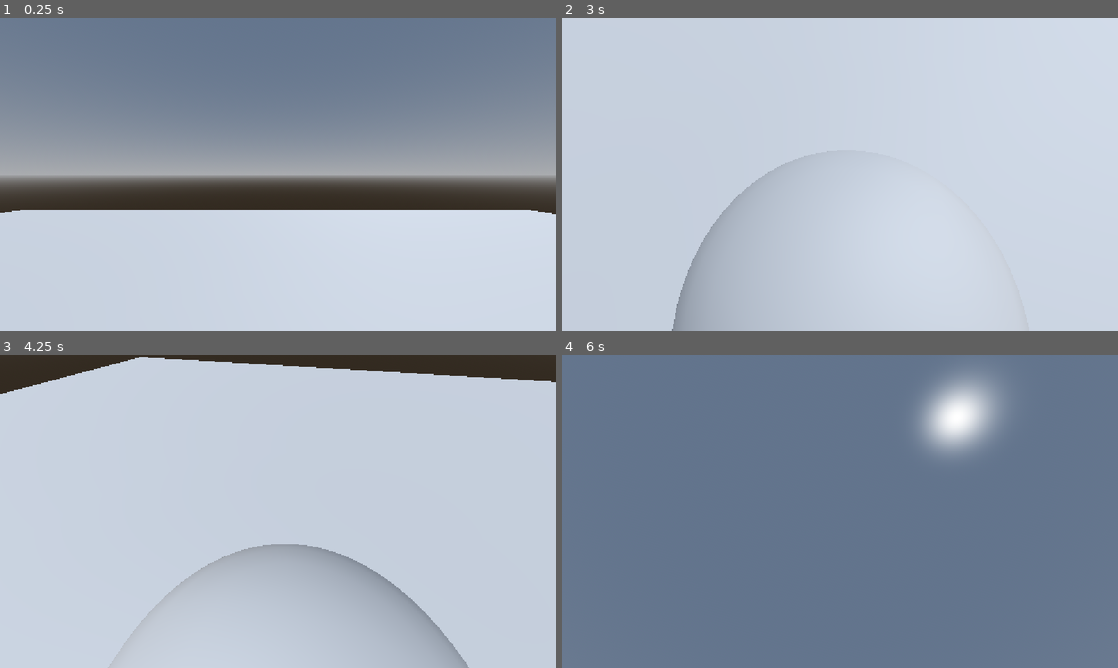
Above: before the commit, frames 1-4 (two rows, left to right).
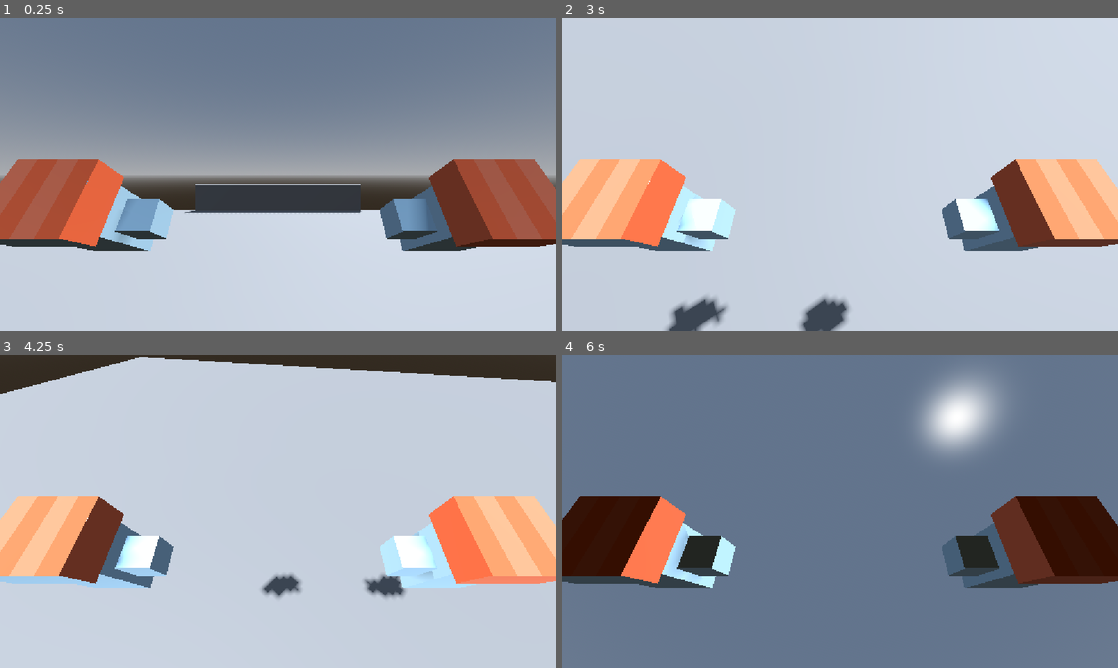
Above: after the commit, the same moments.

Repository: msoloho/Bouncy-Cooking
Game: Godot game, scene res://main.tscn
Two runs of this game, one before a commit and one after it. Both use one fixed random seed, a clock stepped at 60 frames per second and the inputs below.
Inputs (mouse positions are in pixels of both pictures, inside the frame that each line leads up to):
- Up to frame 1 (0.25 s): no input
- Up to frame 2 (3 s): tap Enter (ui_accept) at 0.5, 0.77, 1.52 s; move the mouse to (962, 158) at 0.52 s; hold D (right) 0.53-1.28 s; move the mouse to (728, 190) at 1.27 s; hold S (backwards) 1.28-2.03 s; move the mouse to (895, 105) at 2.02 s; hold D (right) 2.03-2.78 s; move the mouse to (812, 237) at 2.77 s; hold W (forwards) from 2.78 s (still down)
- Up to frame 3 (4.25 s): tap Enter (ui_accept) at 3.02, 3.77 s; move the mouse to (444, 558) at 3.52 s; release W (forwards) at 3.53 s; hold A (left) from 3.53 s (still down)
- Up to frame 4 (6 s): move the mouse to (673, 464) at 4.27 s; tap Enter (ui_accept) at 4.52 s; move the mouse to (867, 511) at 5.02 s; release A (left) at 5.03 s; hold S (backwards) 5.03-5.78 s; move the mouse to (756, 433) at 5.77 s; hold D (right) from 5.78 s (still down)

The runs differ from the first frame. In frame 1, 16% of the frame differs, in the area x 0-100%, y 45-75%; in frame 2, 18%; in frame 3, 20%, in the area x 0-100%, y 45-100%; in frame 4, 15%.

Commit message:
wall and mittens

Diff:
--- a/bouncy-cooking/main.tscn
+++ b/bouncy-cooking/main.tscn
@@ -1,6 +1,7 @@
 [gd_scene format=3 uid="uid://cbiqe1p6lue44"]
 
 [ext_resource type="Script" uid="uid://b8drky6q5slo6" path="res://player.gd" id="1_ig7tw"]
+[ext_resource type="PackedScene" uid="uid://d0y1t8lo223o6" path="res://assets/textures/Chef-hands.gltf" id="2_0xm2m"]
 
 [sub_resource type="ProceduralSkyMaterial" id="ProceduralSkyMaterial_ig7tw"]
 sky_horizon_color = Color(0.66224277, 0.6717428, 0.6867428, 1)
@@ -24,10 +25,13 @@
 
 [sub_resource type="CapsuleShape3D" id="CapsuleShape3D_lxt76"]
 
+[sub_resource type="BoxMesh" id="BoxMesh_nna7l"]
+size = Vector3(12, 4, 0.3)
+
 [node name="Main" type="Node3D" unique_id=1000941574]
 
 [node name="DirectionalLight3D" type="DirectionalLight3D" parent="." unique_id=1570866742]
-transform = Transform3D(-0.8660254, -0.43301278, 0.25, 0, 0.49999997, 0.86602545, -0.50000006, 0.75, -0.43301266, 0, 0, 0)
+transform = Transform3D(-0.04330127, -0.02165064, 0.012499998, 0, 0.024999995, 0.043301277, -0.025000004, 0.037500005, -0.021650631, 0, -0.4, -0.7)
 shadow_enabled = true
 
 [node name="WorldEnvironment" type="WorldEnvironment" parent="." unique_id=684402048]
@@ -49,6 +53,7 @@
 
 [node name="MeshInstance3D" type="MeshInstance3D" parent="Player" unique_id=1834039689]
 transform = Transform3D(1, 0, 0, 0, 1, 0, 0, 0, 1, 0.023402333, 1.3753815, 0.010346413)
+visible = false
 mesh = SubResource("CapsuleMesh_lxt76")
 
 [node name="CollisionShape3D" type="CollisionShape3D" parent="Player" unique_id=2086473628]
@@ -58,7 +63,26 @@
 [node name="Camera3D" type="Camera3D" parent="Player" unique_id=1001712635]
 transform = Transform3D(1, 0, 0, 0, 1, 0, 0, 0, 1, 0, 2.7411985, 0)
 
+[node name="blockbench_export" parent="Player/Camera3D" unique_id=1004535 instance=ExtResource("2_0xm2m")]
+transform = Transform3D(1, 0, 0, 0, 0.87630665, 0.4817537, 0, -0.4817537, 0.87630665, 0, -0.4, -0.7)
+
+[node name="right arm" parent="Player/Camera3D/blockbench_export" index="0" unique_id=1453878036]
+transform = Transform3D(1, 0, 0, 0, 1, 0, 0, 0, 1, 0.7, 0, 0.188)
+
+[node name="left arm" parent="Player/Camera3D/blockbench_export" index="1" unique_id=299056483]
+transform = Transform3D(1, 0, 0, 0, 1, 0, 0, 0, 1, 0.1, 0, 0.188)
+
 [node name="SpotLight3D" type="SpotLight3D" parent="." unique_id=1455459144]
 transform = Transform3D(1, 0, 0, 0, 1, 0, 0, 0, 1, 0, 20.387156, 0)
 light_energy = 9.396
 spot_range = 100.0
+
+[node name="KitchenWalls" type="Node3D" parent="." unique_id=2062547878]
+
+[node name="BackWall" type="StaticBody3D" parent="KitchenWalls" unique_id=1514199443]
+
+[node name="MeshInstance3D" type="MeshInstance3D" parent="KitchenWalls/BackWall" unique_id=928931129]
+transform = Transform3D(1, 0, 0, 0, 1, 0, 0, 0, 1, 0, 0, -14.844031)
+mesh = SubResource("BoxMesh_nna7l")
+
+[editable path="Player/Camera3D/blockbench_export"]
Not shown, added: bouncy-cooking/assets/textures/Chef-hands.gltf.import
Binary file added: bouncy-cooking/assets/textures/Chef-hands_0.png
Not shown, added: bouncy-cooking/assets/textures/Chef-hands_0.png.import
Not shown, added: bouncy-cooking/assets/textures/cheese-body-tex.png.import
Not shown, added: bouncy-cooking/assets/textures/dough-tex.png.import
Not shown, added: bouncy-cooking/assets/textures/knife-blade-tex.png.import
Not shown, added: bouncy-cooking/assets/textures/knife-handle-tex.png.import
Not shown, added: bouncy-cooking/assets/textures/tomato-body-tex.png.import
Not shown, added: bouncy-cooking/assets/textures/tomato-leaves-1-tex.png.import
Not shown, added: bouncy-cooking/assets/textures/tomato-leaves-2-tex.png.import
Not shown, added: bouncy-cooking/assets/textures/tomato-stem-tex.png.import
